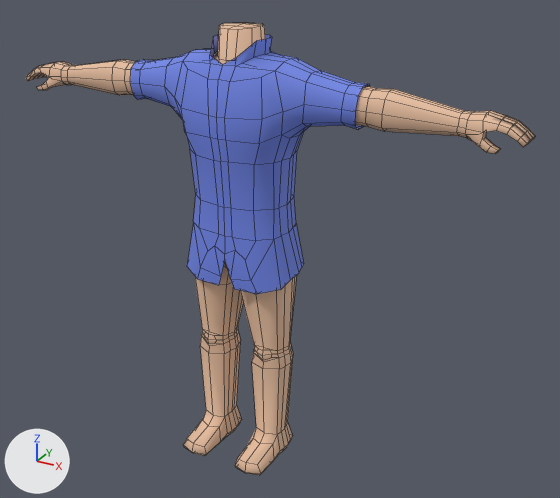
Renders of the FBX model Assets/Assets/AnimationTesting/mod1-character.fbx from each side of a commit.
Before and after are seen from a 50 mm lens placed at (3.38, -5.52, 4.85), pointed at (0.3, 0.08, 2.04). The axes (+X, +Y, +Z) are drawn at lower left. The lights are the same throughout. Mesh edges are drawn as thin lines. Where no turn or scale is listed for an object, it has been applied to the vertices.

Before the edit, the objects in view are built like this:
```python
me_cube = bpy.data.meshes.new('Cube')
me_cube.from_pydata(...)  # 742 vertices, 738 faces; spans x -2.38..2.38, y -0.61..0.36, z 0.02..3.99
me_cube.materials.append(mat_skinmat)  # beige #e7be9f
me_cube_001 = bpy.data.meshes.new('Cube.001')
me_cube_001.from_pydata(...)  # 248 vertices, 220 faces; spans x -1.09..1.09, y -0.43..0.41, z 1.78..3.89
me_cube_001.materials.append(mat_jacketmat)  # blue #7186e7
ob_jacket = bpy.data.objects.new('Jacket', me_cube_001)
ob_jacket.location = (0.0, 0.0, 0.0)
ob_playerbody = bpy.data.objects.new('PlayerBody', me_cube)
ob_playerbody.location = (0.0, 0.0, 0.0)
```
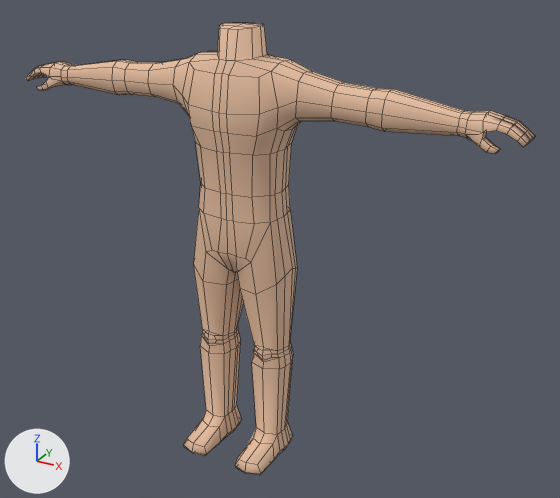
What differs and where, as boxes (x1, y1, x2, y2) in the pictures (560 x 498 px):
'Jacket', hidden (blue): before (130, 35, 370, 294)

What changed in the scene script:
```text
Change ob_jacket:
    ob_jacket.location: (0.0, 0.0, 0.0) -> (0.0, 0.0, -2.079)
    add ob_jacket.hide_viewport = True
```
